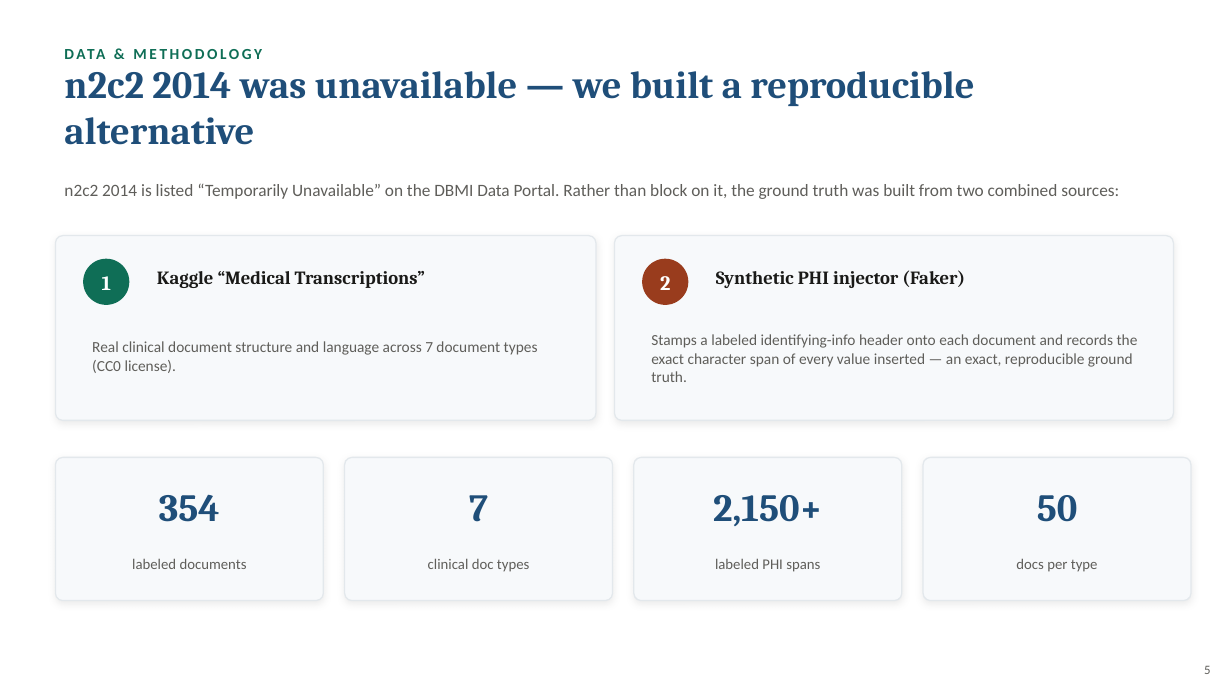
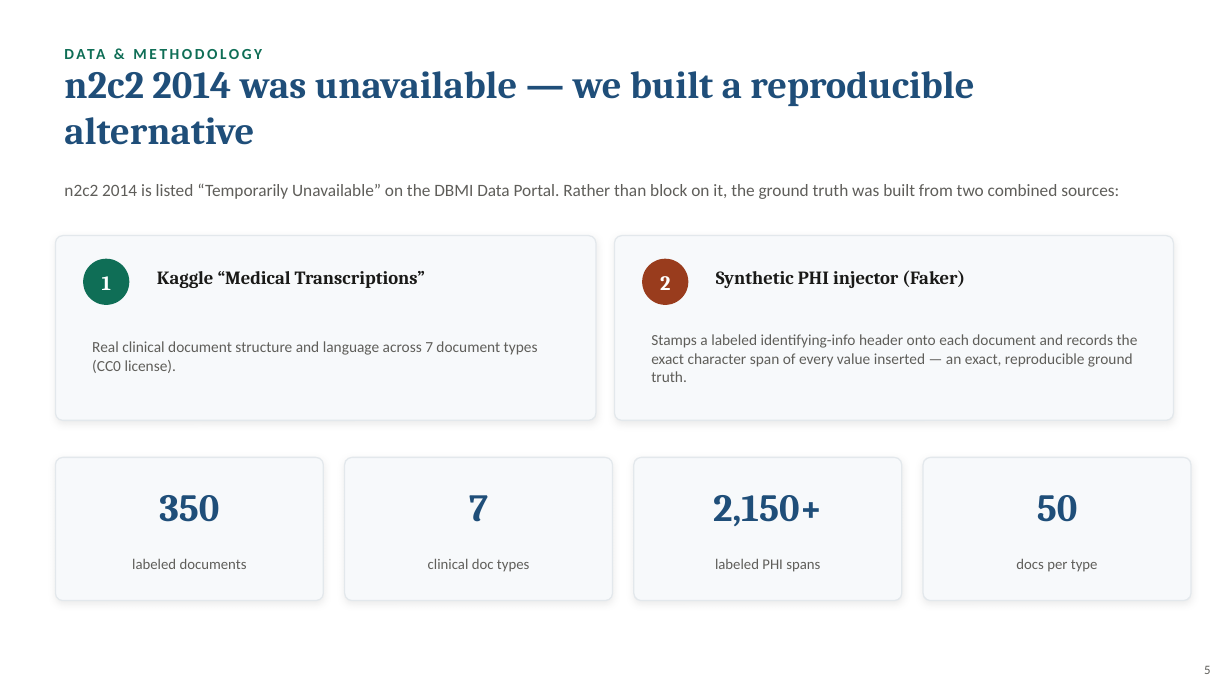
Before and after one commit to Ramya192/phi-deidentification, a slide deck: slide 5 of Capstone_Presentation.pptx. Drawn at 1232x693 pixels with LibreOffice and Linux fonts; fonts in the diff are those of the drawing. Boxes give left, top, right and bottom in pixels: in the first picture for what was removed or moved away, otherwise in the second. Text is boxed around its words. In the diff, an @@ line names an element or a change of style, - is before the commit and + after.

```diff
--- a/Capstone_Presentation.pptx
+++ b/Capstone_Presentation.pptx
@@ text at (159, 495, 219, 522): text changed @@
-354
+350
```
Also in this commit, not shown: 6 other slides changed, 33 other files.
